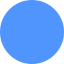
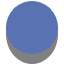
The second (64, 64) image is a revision of the first. Changes to its layers:
added layer "Ellipse 1" (2nd of 4) above "Ellipse 1" over 7, 2, 57, 53
added layer "Ellipse 1" (3rd of 4) above "Ellipse 1" over 6, 15, 58, 64
hid "Ellipse 1" (4th of 4) over 0, 0, 64, 64
